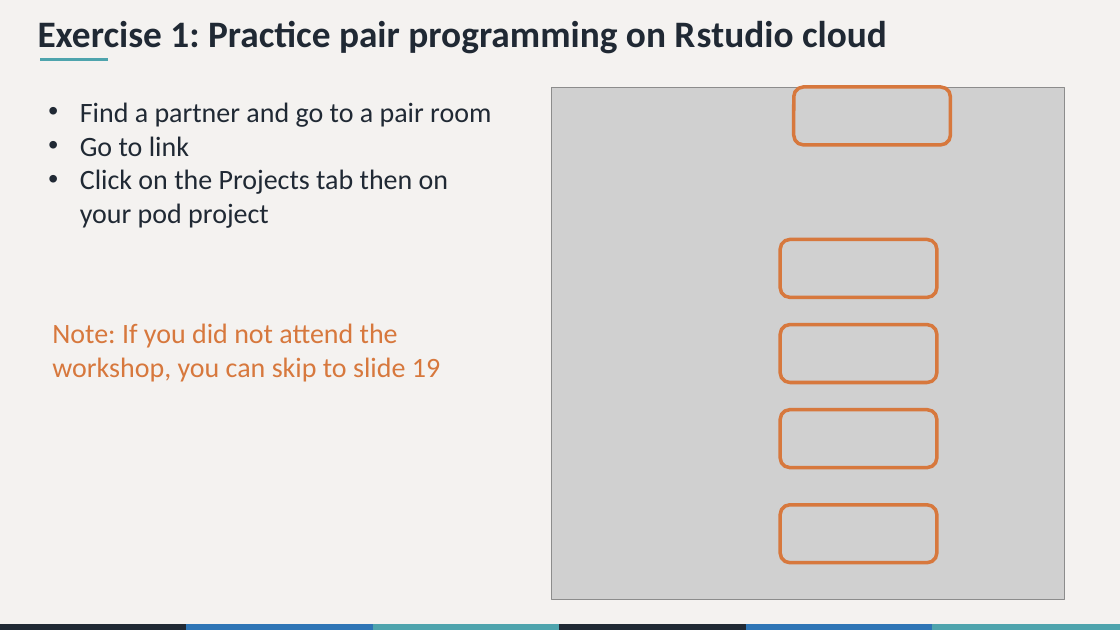
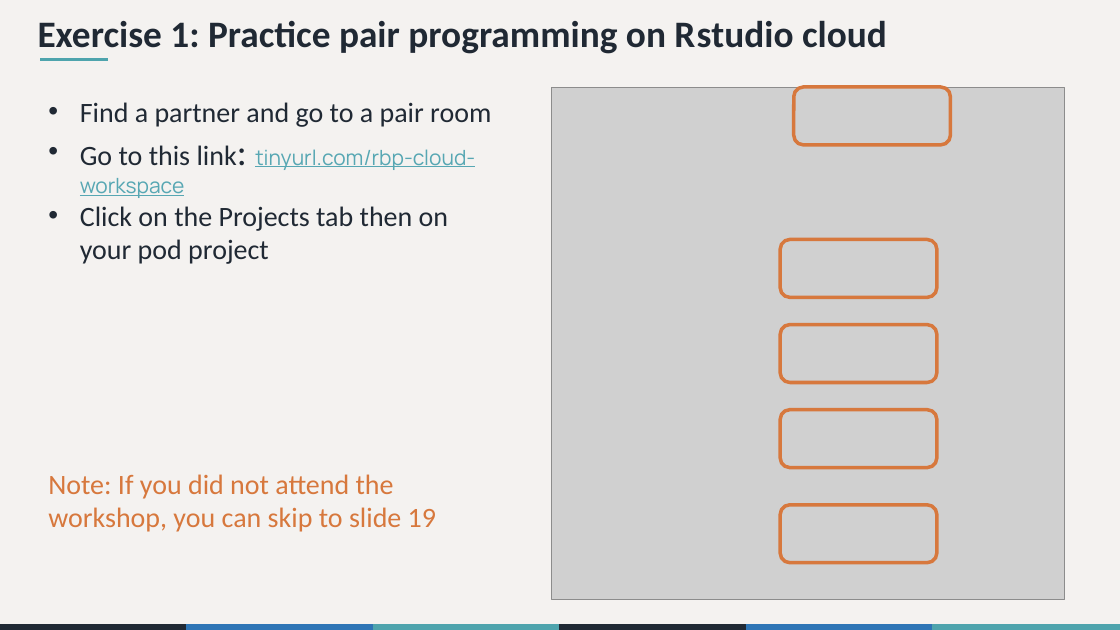
Before and after one commit to the-graph-courses/rbp_cohort_0_materials, a slide deck: slide 16 of week_01/slides/rbp_workshop_01.pptx. Drawn at 1120x630 pixels with LibreOffice and Linux fonts; fonts in the diff are those of the drawing; grey boxes stand for pictures. Boxes give left, top, right and bottom in pixels: in the first picture for what was removed or moved away, otherwise in the second. Text is boxed around its words. In the diff, an @@ line names an element or a change of style, - is before the commit and + after.

Commit message:
add link to slides

```diff
--- a/week_01/slides/rbp_workshop_01.pptx
+++ b/week_01/slides/rbp_workshop_01.pptx
@@ text at (x1=80, y1=145, x2=475, y2=198): text changed; size 24 to 18 pt; font Calibri to Manrope; text colour #202934 to #57A7B3 @@
-• Go to link
+• Go to this link: tinyurl.com/rbp-cloud-workspace
@@ text "Note: If you did not ..." moved from (x1=52, y1=323, x2=440, y2=382) to (x1=48, y1=474, x2=436, y2=532) @@
```
Also in this commit, not shown: 2 other files.
